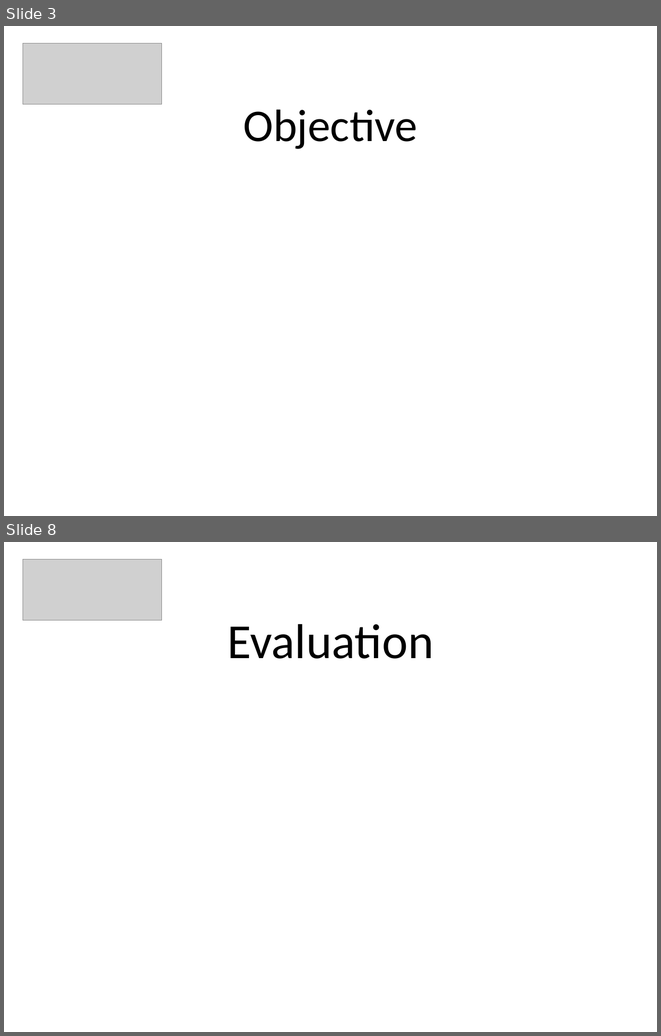
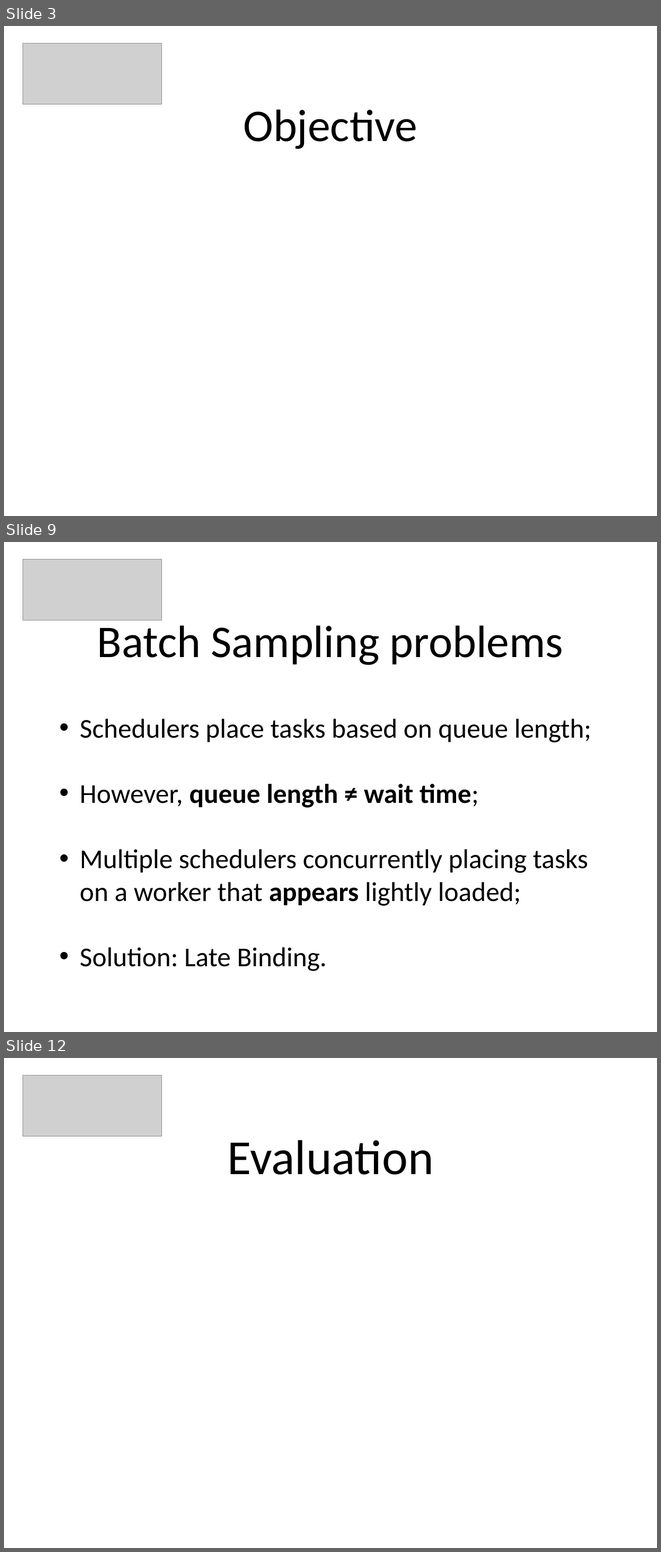
Before and after one commit to PeBraz/MapNoReduce, a slide deck: paper-presentation/padi-presentation.pptx. Shown one above the other, each under a label of ours: slides 3 and 8 before the commit, slides 3, 9 and 12 after it; the slides between them are not shown. The pictures are 661x1036 and 661x1552 pixels, drawn with LibreOffice and Linux fonts; fonts in the diff are those of the drawing; grey boxes stand for pictures. Boxes give left, top, right and bottom in pixels: in the first picture for what was removed or moved away, otherwise in the second. Text is boxed around its words. In the diff, an @@ line names an element or a change of style, - is before the commit and + after.

```diff
--- a/paper-presentation/padi-presentation.pptx
+++ b/paper-presentation/padi-presentation.pptx
@@ slide 9 added at <box>4,542,657,1032</box>, background #FFFFFF @@
@@ picture added at <box>23,559,162,620</box> @@
@@ title added at <box>97,619,563,665</box>, 50 pt, text #000000 @@
+Batch Sampling problems
@@ text added at <box>80,718,591,971</box>, 30 pt, text #000000 @@
+• Schedulers place tasks based on queue length;
+• However, queue length ≠ wait time;
+• Multiple schedulers concurrently placing tasks on a worker that appears lightly loaded;
+• Solution: Late Binding.
@@ what was slide 8 is now slide 12 @@
```
Also in this commit, not shown: 1 slide changed, 6 other slides added, 3 slides removed.
